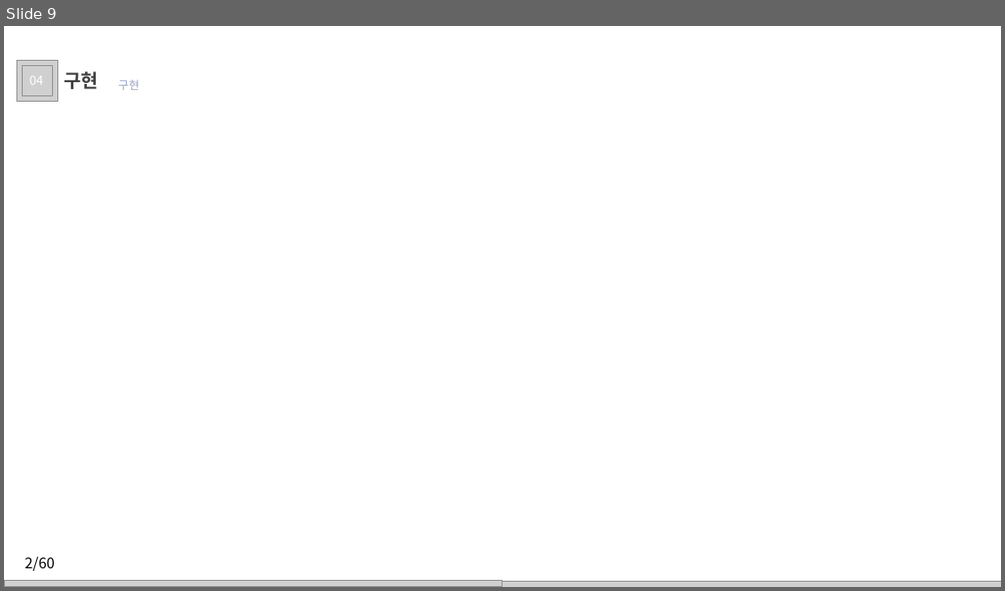
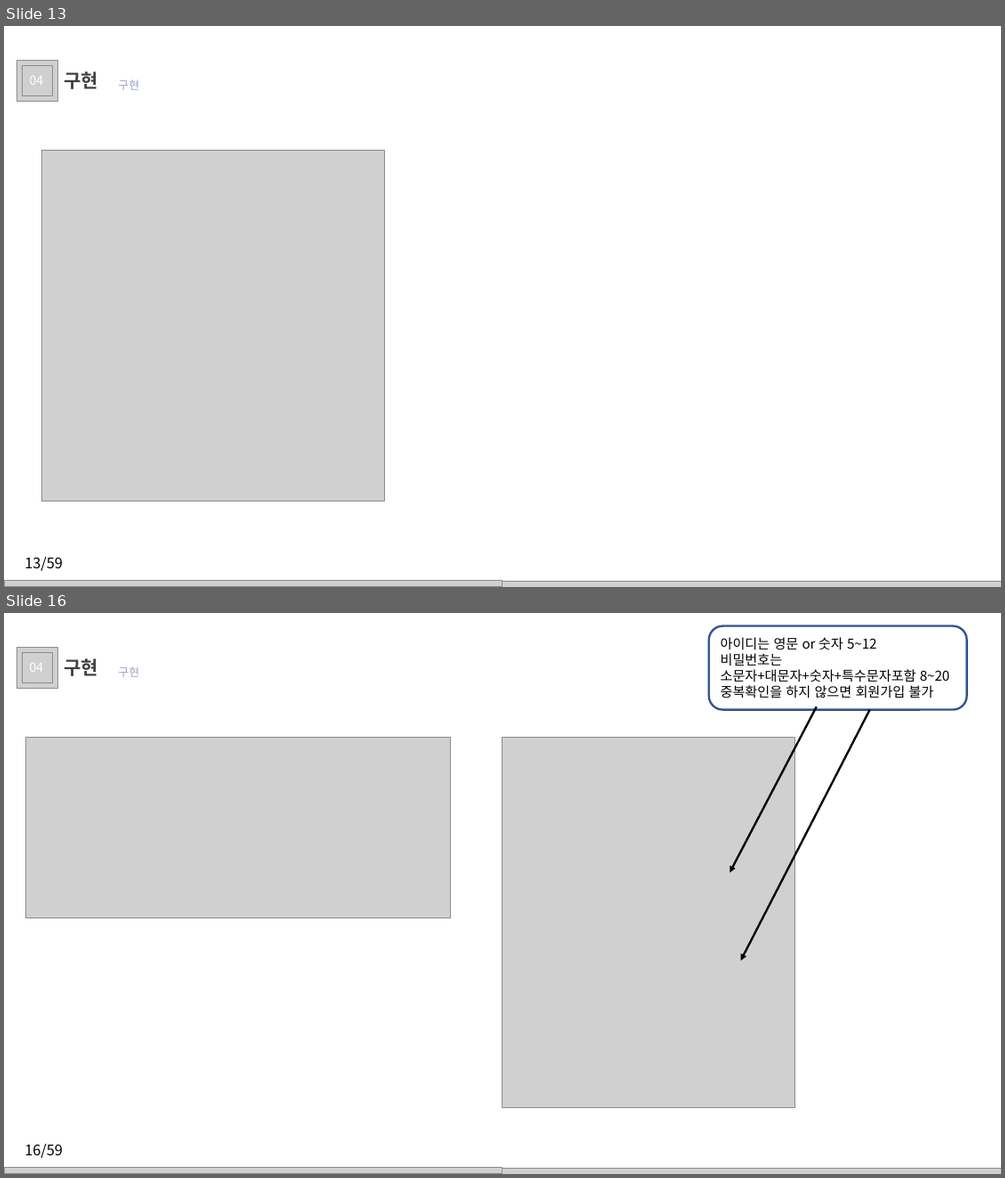
Before and after one commit to juhyeonjong2/EzenCompany, a slide deck: Documents/8. 발표/2. 최종발표/이젠컴퍼니.pptx. Shown one above the other, each under a label of ours: slide 9 before the commit, slides 13 and 16 after it; the slides between them are not shown. The pictures are 1005x591 and 1005x1178 pixels, drawn with LibreOffice and Linux fonts; fonts in the diff are those of the drawing; grey boxes stand for pictures; background and template pictures are left out. Boxes give left, top, right and bottom in pixels: in the first picture for what was removed or moved away, otherwise in the second. Text is boxed around its words. In the diff, an @@ line names an element or a change of style, - is before the commit and + after.

```diff
--- a/Documents/8. 발표/2. 최종발표/이젠컴퍼니.pptx
+++ b/Documents/8. 발표/2. 최종발표/이젠컴퍼니.pptx
@@ slide 16 added at <box>4,613,1001,1174</box>, background picture (left out) @@
@@ rounded rectangle added at <box>709,625,967,709</box>, fill #FFFFFF, outline #325491 2 pt, 13 pt, text #000000 @@
+아이디는 영문 or 숫자 5~12
+비밀번호는
+소문자+대문자+숫자+특수문자포함 8~20
+중복확인을 하지 않으면 회원가입 불가
@@ picture added at <box>17,648,57,688</box> @@
@@ picture added at <box>22,653,53,683</box> @@
@@ text added at <box>30,663,44,672</box>, 12 pt, text #FFFFFF @@
+04
@@ text added at <box>64,658,98,676</box>, 18 pt, text #404040, bold @@
+구현
@@ text added at <box>118,666,139,677</box>, 11 pt, text #9BA3CB @@
+구현
@@ arrow added from (817, 706) to (730, 873), #000000 2 pt @@
@@ arrow added from (870, 709) to (741, 961), #000000 2 pt @@
@@ picture added at <box>25,737,451,918</box> @@
@@ picture added at <box>502,737,795,1108</box> @@
@@ text added at <box>24,1143,63,1158</box>, 14 pt, text #000000 @@
+16/59
@@ picture added at <box>4,1167,1001,1174</box> @@
@@ picture added at <box>4,1167,502,1174</box> @@
@@ what was slide 9 is now slide 13 @@
@@ slide 13 changed as well @@
@@ picture added at <box>41,150,385,501</box> @@
@@ text at <box>24,556,63,571</box>: text changed @@
-2/60
+13/59
```
Also in this commit, not shown: 9 other slides changed, 47 other slides added.
